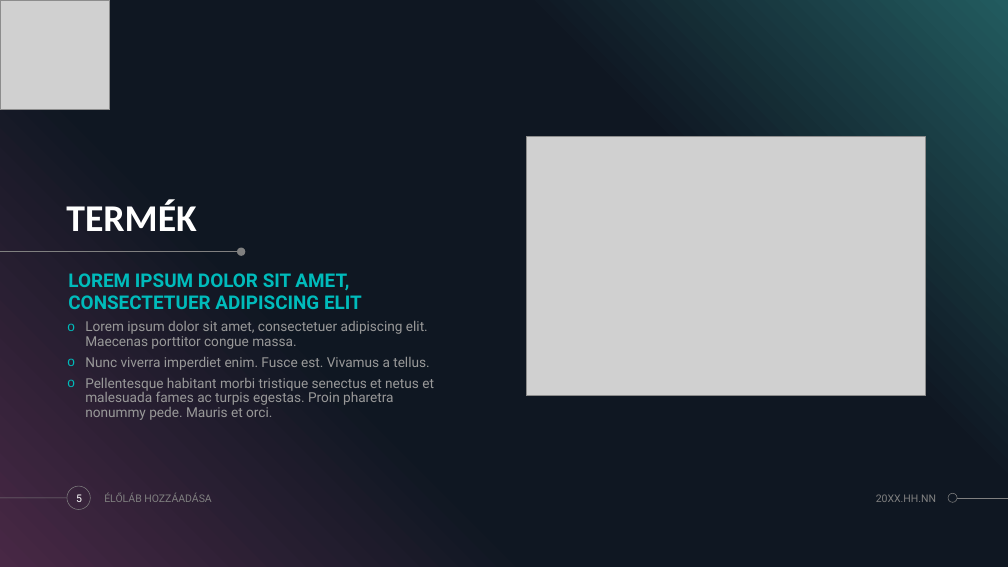
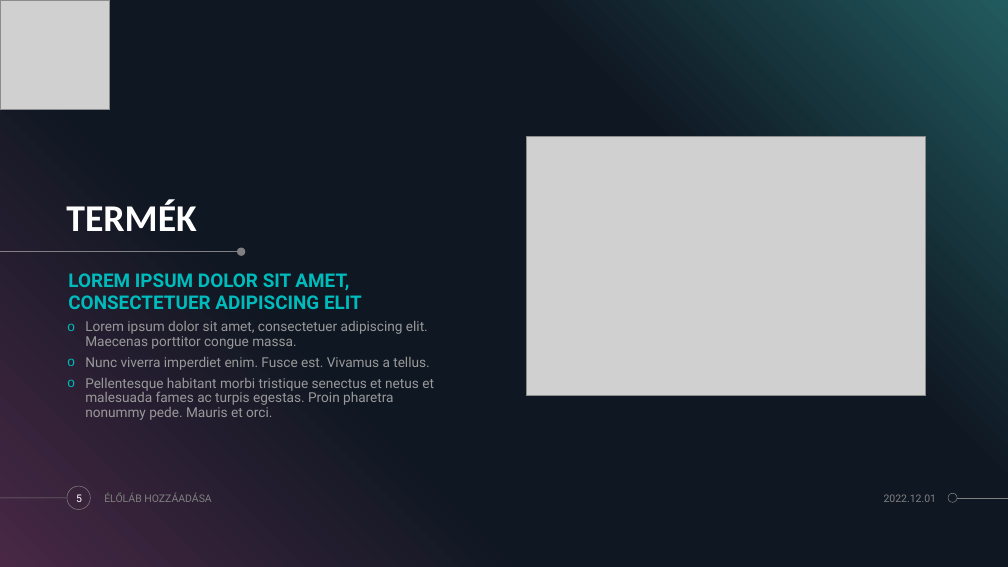
Before and after one commit to zamboilles21/terfelszinszamitas, a slide deck: slide 5 of documentation/PPT/TerFelSzoft.pptx. Drawn at 1008x567 pixels with LibreOffice and Linux fonts; fonts in the diff are those of the drawing; grey boxes stand for pictures; background and template pictures are left out. Boxes give left, top, right and bottom in pixels: in the first picture for what was removed or moved away, otherwise in the second. Text is boxed around its words. In the diff, an @@ line names an element or a change of style, - is before the commit and + after.

```diff
--- a/documentation/PPT/TerFelSzoft.pptx
+++ b/documentation/PPT/TerFelSzoft.pptx
@@ text at <box>884,494,937,502</box>: text changed @@
-20XX.HH.NN
+2022.12.01
```
Also in this commit, not shown: 5 other slides changed.
